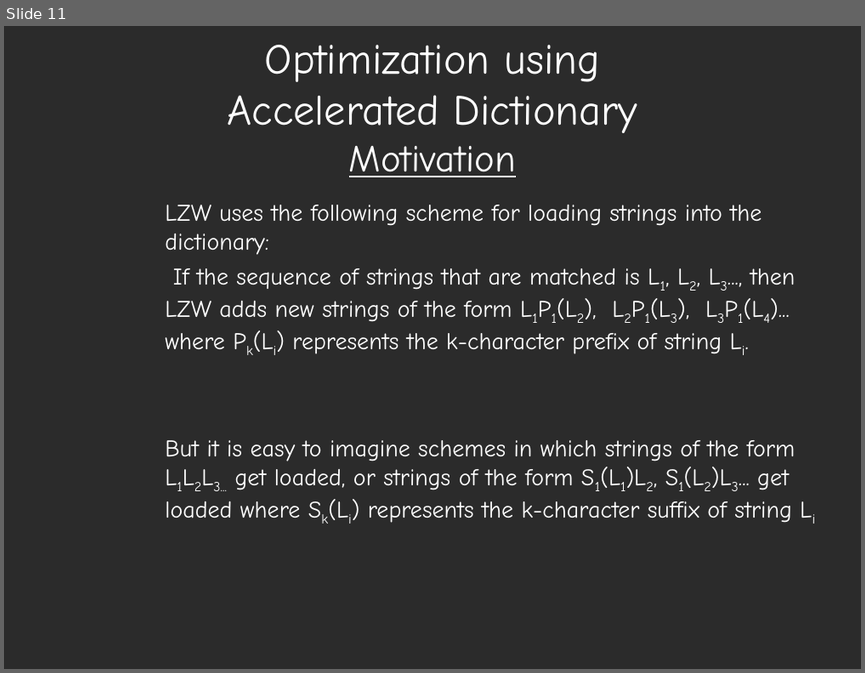
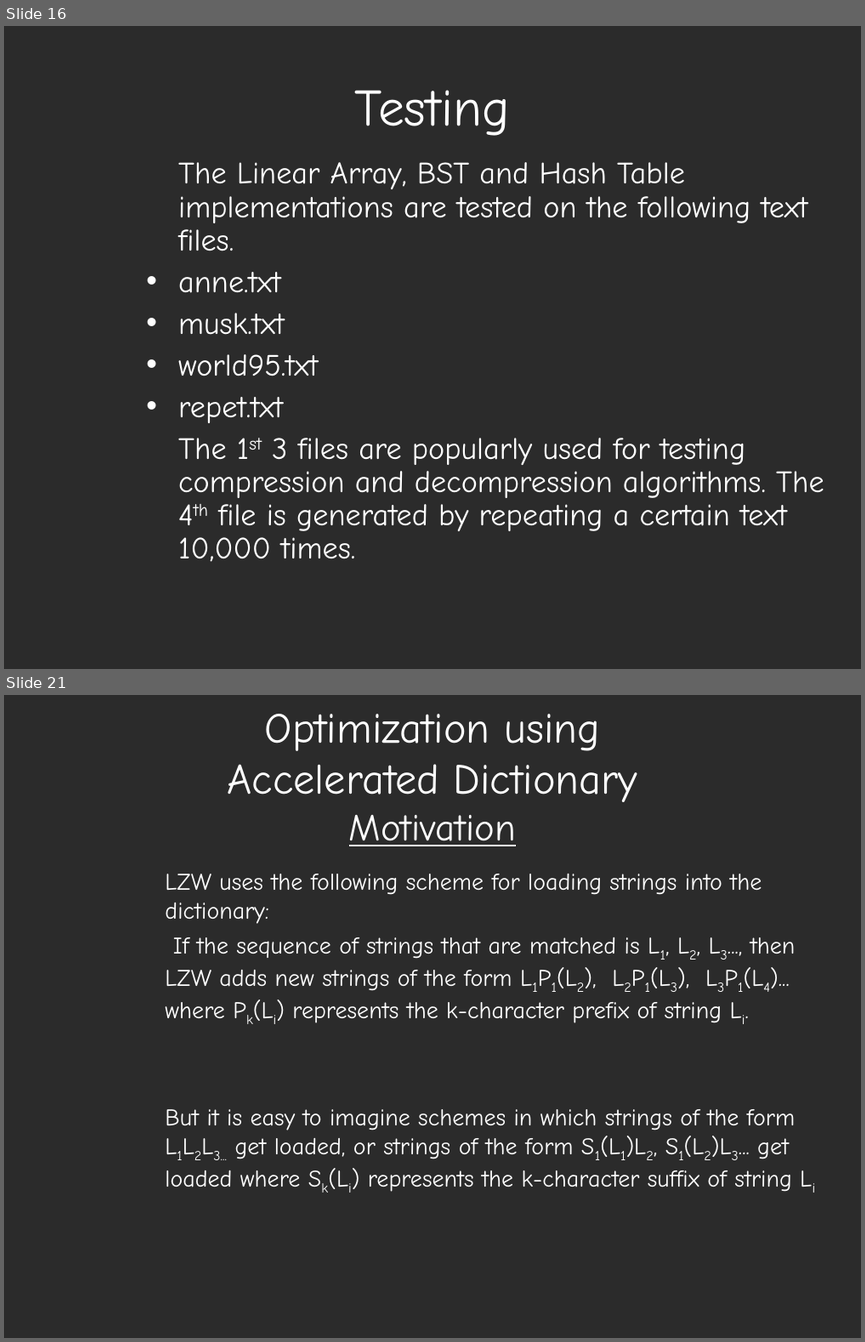
Before and after one commit to arushi-jain-27/LZW_Compression, a slide deck: LZW Presentation.ppt. Shown one above the other, each under a label of ours: slide 11 before the commit, slides 16 and 21 after it; the slides between them are not shown. The pictures are 865x673 and 865x1342 pixels, drawn with LibreOffice and Linux fonts; fonts in the diff are those of the drawing; background and template pictures are left out; a plain dark background stands for a picture behind light text. Boxes give left, top, right and bottom in pixels: in the first picture for what was removed or moved away, otherwise in the second. Text is boxed around its words. In the diff, an @@ line names an element or a change of style, - is before the commit and + after.

```diff
--- a/LZW Presentation.ppt
+++ b/LZW Presentation.ppt
@@ slide 16 added at [4,26,861,669], background picture (left out) @@
@@ title added at [355,90,510,136], 44 pt, text #FFFFFF @@
+Testing
@@ text added at [178,162,824,562], 25.9 pt, text #FFFFFF @@
+The Linear Array, BST and Hash Table implementations are tested on the following text files.
+• anne.txt
+• musk.txt
+• world95.txt
+• repet.txt
+The 1st 3 files are popularly used for testing compression and decompression algorithms. The 4th file is generated by repeating a certain text 10,000 times.
@@ what was slide 11 is now slide 21 @@
```
Also in this commit, not shown: 5 slides changed, 10 other slides added.
